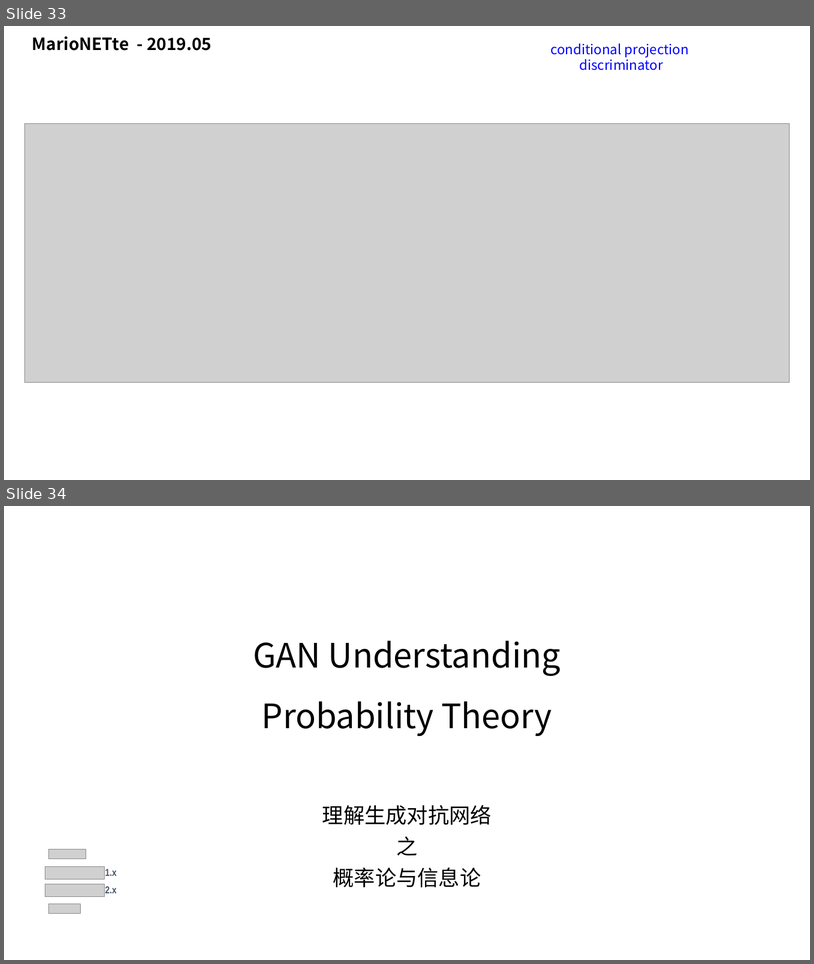
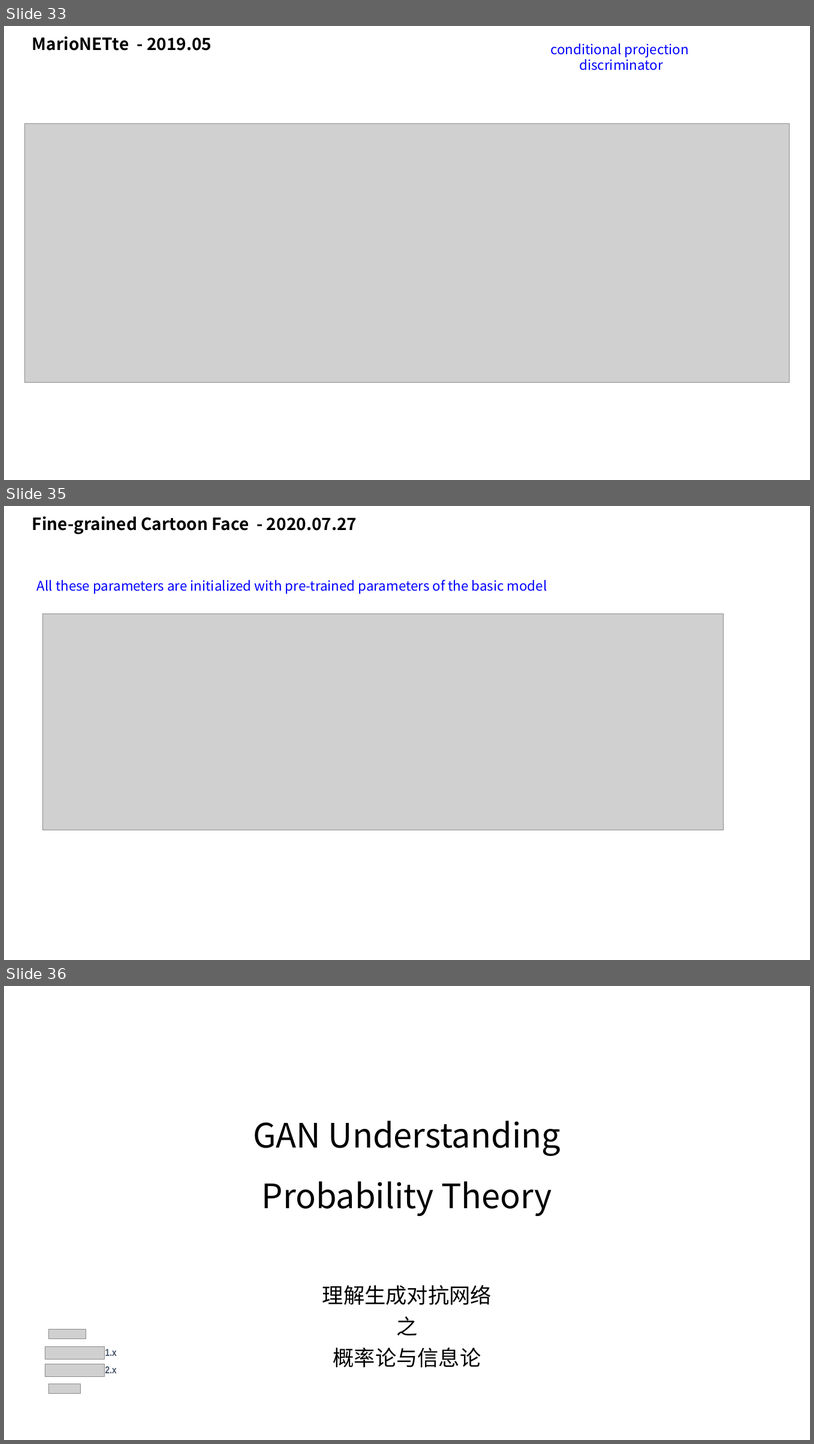
Before and after one commit to taylorguo/GAN_Understanding_Practicing, a slide deck: GAN_Understanding/GANunderstanding.pptx. Shown one above the other, each under a label of ours: slides 33 and 34 before the commit, slides 33, 35 and 36 after it; the slides between them are not shown. The pictures are 814x964 and 814x1444 pixels, drawn with LibreOffice and Linux fonts; fonts in the diff are those of the drawing; grey boxes stand for pictures. Boxes give left, top, right and bottom in pixels: in the first picture for what was removed or moved away, otherwise in the second. Text is boxed around its words. In the diff, an @@ line names an element or a change of style, - is before the commit and + after.

```diff
--- a/GAN_Understanding/GANunderstanding.pptx
+++ b/GAN_Understanding/GANunderstanding.pptx
@@ slide 35 added at (4,506,810,960), background #FFFFFF @@
@@ text added at (32,516,357,534), 20 pt, text #000000, bold @@
+Fine-grained Cartoon Face - 2020.07.27
@@ text added at (37,580,548,594), 16 pt, text #0000FF @@
+All these parameters are initialized with pre-trained parameters of the basic model
@@ picture added at (43,613,725,829) @@
@@ what was slide 34 is now slide 36 @@
```
Also in this commit, not shown: 1 other slide added, 2 other files.
